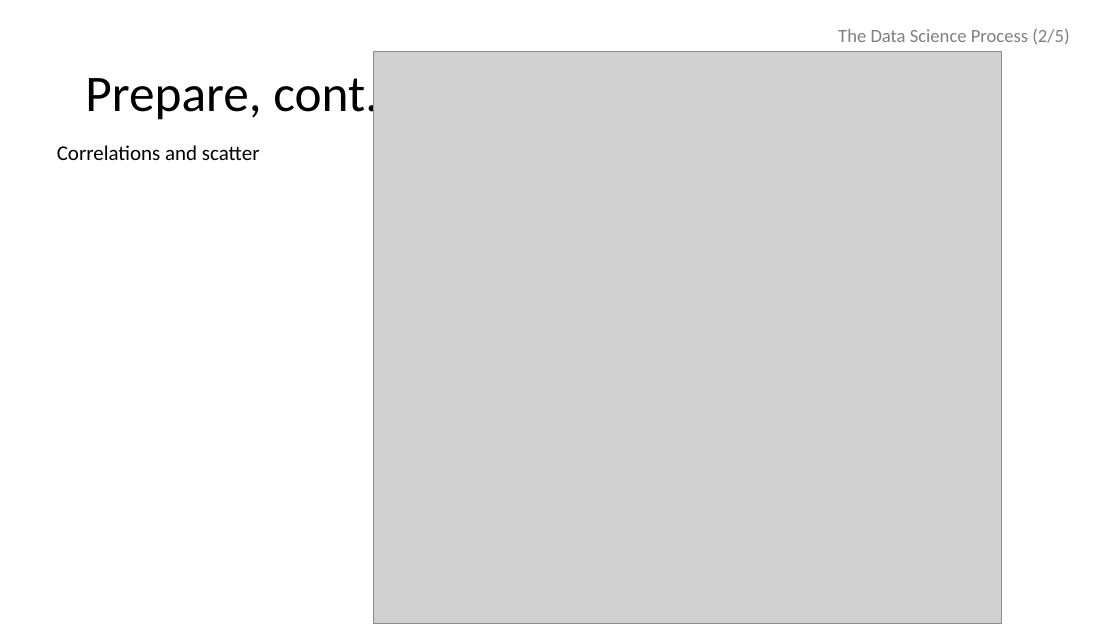
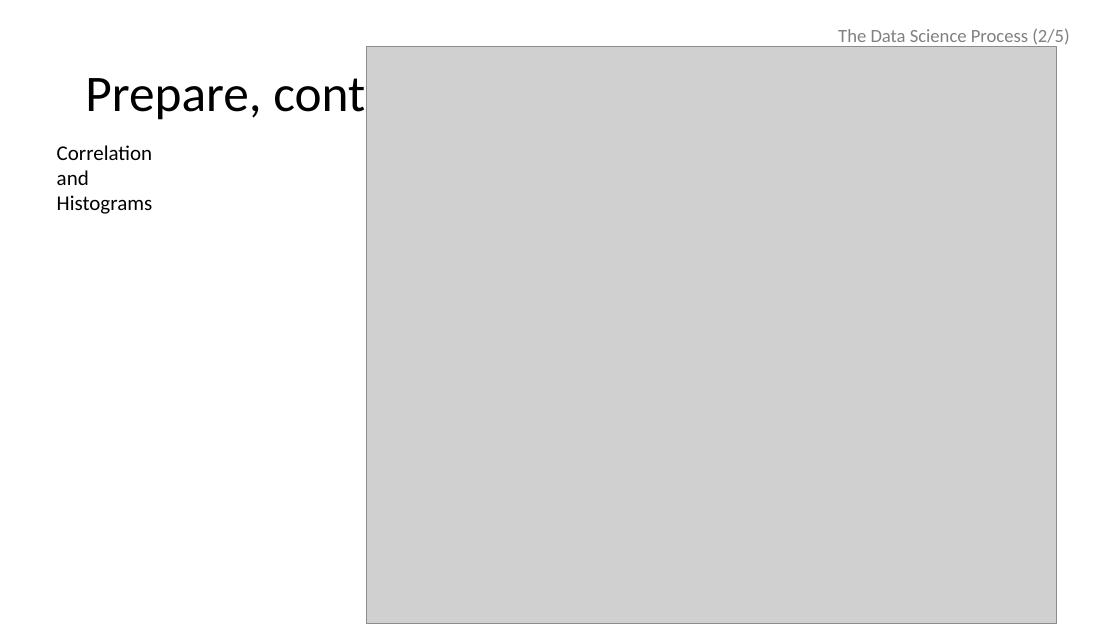
Before and after one commit to kurtgrothe/ANA500, a slide deck: slide 9 of Grothe_ANA500_Micro-Project.pptx. Drawn at 1120x630 pixels with LibreOffice and Linux fonts; fonts in the diff are those of the drawing; grey boxes stand for pictures. Boxes give left, top, right and bottom in pixels: in the first picture for what was removed or moved away, otherwise in the second. Text is boxed around its words. In the diff, an @@ line names an element or a change of style, - is before the commit and + after.

```diff
--- a/Grothe_ANA500_Micro-Project.pptx
+++ b/Grothe_ANA500_Micro-Project.pptx
@@ picture: place and size @@
-picture at box(374, 51, 1002, 624)
+picture at box(367, 46, 1057, 623)
@@ text at box(57, 145, 153, 214): text changed @@
-Correlations and scatter
+Correlation
+and
+Histograms
```
Also in this commit, not shown: 4 other slides changed, 5 slides added, 1 other file.
